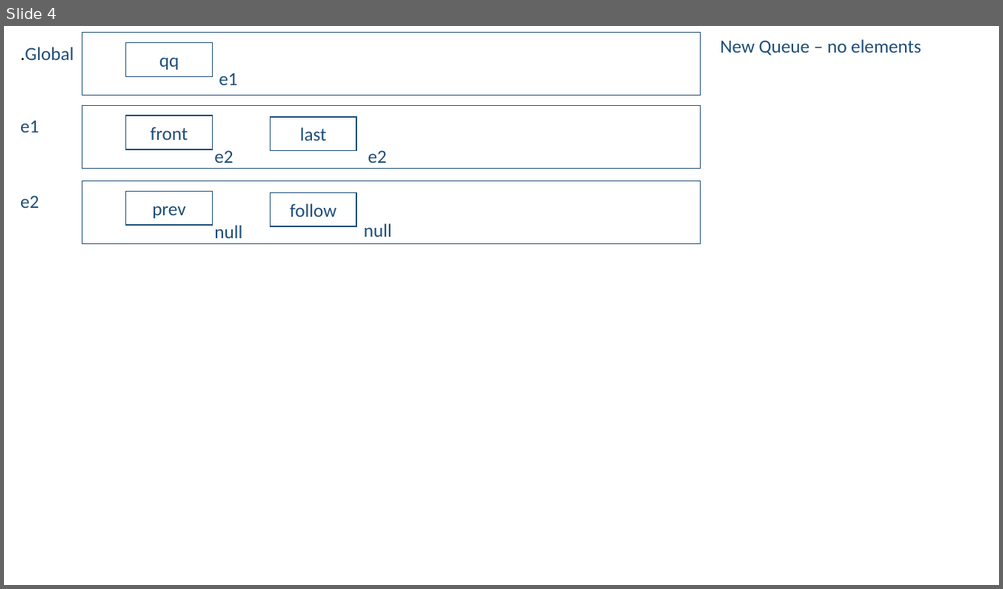
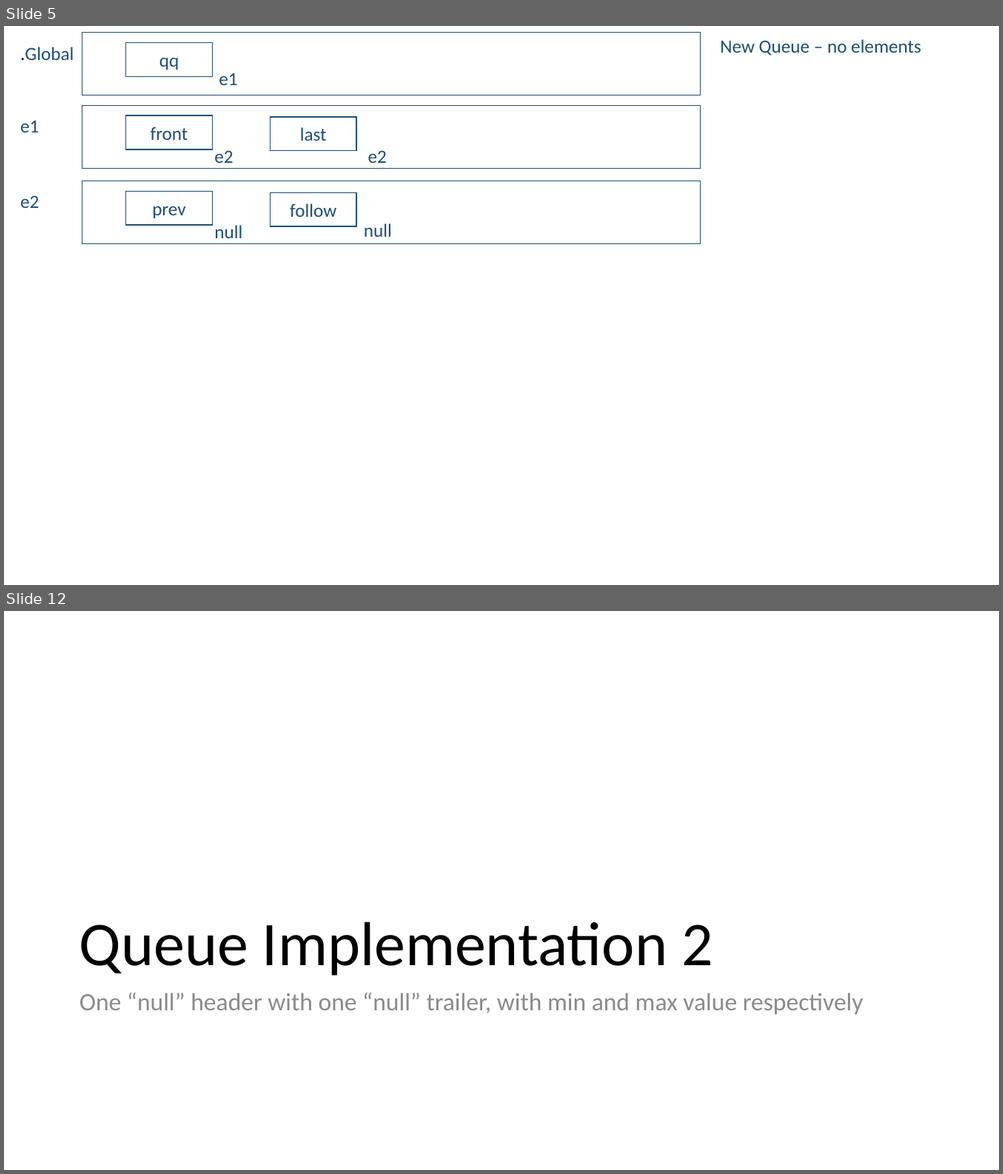
Before and after one commit to ajhigginsllc/Water-Lift, a slide deck: Water Lift.pptx. Shown one above the other, each under a label of ours: slide 4 before the commit, slides 5 and 12 after it; the slides between them are not shown. The pictures are 1003x589 and 1003x1174 pixels, drawn with LibreOffice and Linux fonts; fonts in the diff are those of the drawing. Boxes give left, top, right and bottom in pixels: in the first picture for what was removed or moved away, otherwise in the second. Text is boxed around its words. In the diff, an @@ line names an element or a change of style, - is before the commit and + after.

```diff
--- a/Water Lift.pptx
+++ b/Water Lift.pptx
@@ slide 12 added at <box>4,611,999,1170</box>, background #FFFFFF @@
@@ title added at <box>79,922,713,976</box>, 60 pt, text #000000 @@
+Queue Implementation 2
@@ text added at <box>79,993,863,1015</box>, 24 pt, text #8C8C8C @@
+One “null” header with one “null” trailer, with min and max value respectively
@@ what was slide 4 is now slide 5 @@
```
Also in this commit, not shown: 4 slides changed, 8 other slides added.
